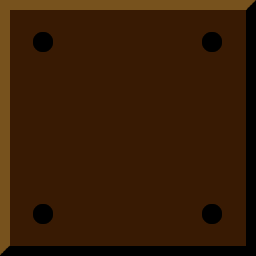
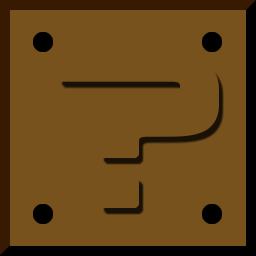
Revision of a layered 256 x 256 image; what changed, layer by layer:
showed "?" over (58, 57, 219, 208)
added layer "Fram Darkened" above "Frame Brown" over (0, 0, 256, 256)
hid "Darkened" over (0, 0, 256, 256)
